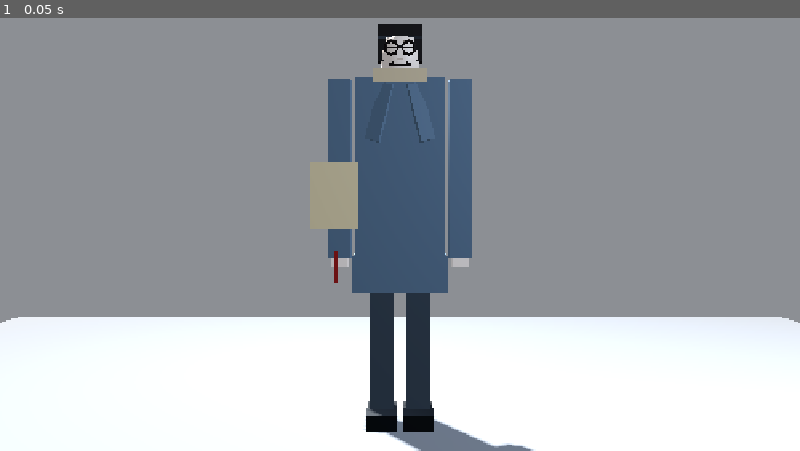
Above: before the commit, frame 1.
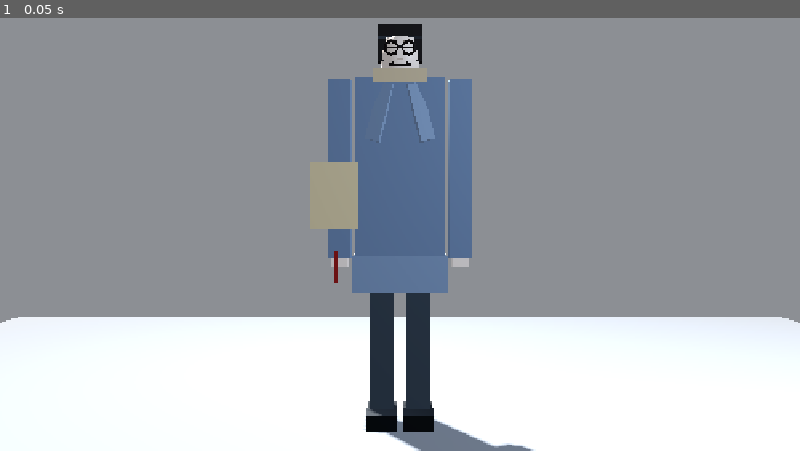
Above: after the commit, the same moment.

Repository: fangfangzhouhang/gta-style-unity-prototype
Game: Godot game, scene res://scenes/actors/teacher_visual.tscn
Same seed, same stepped clock (60 frames per second), same inputs: the game is played once before the commit and once after it. This scene is started directly instead of the project's main scene. Sound files missing from this copy of the repository are replaced by a short silence.
Inputs:
- Up to frame 1 (0.05 s): no input

The runs differ from the first frame. In frame 1, 7.4% of the frame differs, in the area x 41-59%, y 13-64%.

Commit message:
art: S02 coat–wall contrast (ART-COAT-CONTRAST-S02)
Lift coat albedo toward readable blue-gray and add CoatFlare/lapel
flare material so west-corridor S02 coat block separates from cold
dark walls. Lights / teacher.gd / NavMesh / AudioBus untouched.

Diff:
--- a/EscapeExamGodot/assets/materials/teacher/mat_coat.tres
+++ b/EscapeExamGodot/assets/materials/teacher/mat_coat.tres
@@ -2,6 +2,6 @@
 
 [resource]
 resource_name = "TeacherCoat"
-albedo_color = Color(0.32, 0.40, 0.48, 1)
+albedo_color = Color(0.40, 0.48, 0.60, 1)
 roughness = 0.78
 metallic = 0.04
--- /dev/null
+++ b/EscapeExamGodot/assets/materials/teacher/mat_coat_flare.tres
@@ -0,0 +1,7 @@
+[gd_resource type="StandardMaterial3D" format=3]
+
+[resource]
+resource_name = "TeacherCoatFlare"
+albedo_color = Color(0.46, 0.54, 0.66, 1)
+roughness = 0.74
+metallic = 0.05
--- a/EscapeExamGodot/scenes/actors/teacher.tscn
+++ b/EscapeExamGodot/scenes/actors/teacher.tscn
@@ -1,7 +1,8 @@
-[gd_scene load_steps=41 format=3]
+[gd_scene load_steps=42 format=3]
 
 [ext_resource type="Script" path="res://scripts/actors/teacher.gd" id="e1"]
 [ext_resource type="Material" path="res://assets/materials/teacher/mat_coat.tres" id="m_coat"]
+[ext_resource type="Material" path="res://assets/materials/teacher/mat_coat_flare.tres" id="m_coat_flare"]
 [ext_resource type="Material" path="res://assets/materials/teacher/mat_trousers.tres" id="m_trousers"]
 [ext_resource type="Material" path="res://assets/materials/teacher/mat_skin.tres" id="m_skin"]
 [ext_resource type="Material" path="res://assets/materials/teacher/mat_hair.tres" id="m_hair"]
@@ -21,15 +22,15 @@
 
 [sub_resource type="BoxMesh" id="mesh_coat_flare"]
 size = Vector3(0.52, 0.20, 0.26)
-material = ExtResource("m_coat")
+material = ExtResource("m_coat_flare")
 
 [sub_resource type="BoxMesh" id="mesh_lapel_l"]
 size = Vector3(0.08, 0.32, 0.03)
-material = ExtResource("m_coat")
+material = ExtResource("m_coat_flare")
 
 [sub_resource type="BoxMesh" id="mesh_lapel_r"]
 size = Vector3(0.08, 0.32, 0.03)
-material = ExtResource("m_coat")
+material = ExtResource("m_coat_flare")
 
 [sub_resource type="BoxMesh" id="mesh_collar"]
 size = Vector3(0.30, 0.08, 0.20)
--- a/EscapeExamGodot/scenes/actors/teacher_visual_body.tscn
+++ b/EscapeExamGodot/scenes/actors/teacher_visual_body.tscn
@@ -1,6 +1,7 @@
-[gd_scene load_steps=30 format=3]
+[gd_scene load_steps=31 format=3]
 
 [ext_resource type="Material" path="res://assets/materials/teacher/mat_coat.tres" id="m_coat"]
+[ext_resource type="Material" path="res://assets/materials/teacher/mat_coat_flare.tres" id="m_coat_flare"]
 [ext_resource type="Material" path="res://assets/materials/teacher/mat_trousers.tres" id="m_trousers"]
 [ext_resource type="Material" path="res://assets/materials/teacher/mat_skin.tres" id="m_skin"]
 [ext_resource type="Material" path="res://assets/materials/teacher/mat_hair.tres" id="m_hair"]
@@ -16,11 +17,11 @@
 
 [sub_resource type="BoxMesh" id="mesh_coat_flare"]
 size = Vector3(0.52, 0.20, 0.26)
-material = ExtResource("m_coat")
+material = ExtResource("m_coat_flare")
 
 [sub_resource type="BoxMesh" id="mesh_lapel"]
 size = Vector3(0.08, 0.32, 0.03)
-material = ExtResource("m_coat")
+material = ExtResource("m_coat_flare")
 
 [sub_resource type="BoxMesh" id="mesh_collar"]
 size = Vector3(0.30, 0.08, 0.20)
--- /dev/null
+++ b/EscapeExamGodot/tools/capture_art_coat_contrast_s02.gd
@@ -0,0 +1,66 @@
+extends SceneTree
+## ART-COAT-CONTRAST-S02 — locked S02 (+ optional S03) after coat albedo pass.
+
+const OUT := "res://evidence/screenshots/art-review/"
+const RES := Vector2i(1280, 800)
+
+func _initialize() -> void:
+	call_deferred("go")
+
+func go() -> void:
+	root.size = RES
+	DisplayServer.window_set_size(RES)
+	var game = root.get_node("Game")
+	var level = load("res://scenes/chapters/chapter_01.tscn").instantiate()
+	root.add_child(level)
+	game.start_new()
+	await create_timer(1.0).timeout
+	game.teacher.frozen = true
+	game.player.input_locked = true
+	game.ui.toast_time = 0.0
+	if game.teacher.has_node("AlertIcon"):
+		game.teacher.get_node("AlertIcon").visible = false
+	if game.teacher.has_node("SuspicionBar"):
+		game.teacher.get_node("SuspicionBar").visible = false
+
+	# S02 · door → west corridor (SHOT_BLOCKS locked pose)
+	_place_teacher(game, Vector3(-1.75, 0.02, -1.0), 0.0)
+	game.teacher.suspicion = 0.55
+	if game.teacher.has_method("change_state"):
+		game.teacher.change_state("suspicious")
+	game.player.teleport_to(Vector3(-1.75, 0.04, 1.5), PI)
+	game.player.get_node("Head").position.y = 1.62
+	game.player.camera.fov = 72.0
+	game.player.look_at_point(Vector3(-1.75, 1.55, -1.0))
+	await _snap("art-s02-coat-contrast-after.png", "S02")
+
+	# S03 · crouch near cabinet (optional pair)
+	game.player.teleport_to(Vector3(-3.0, 0.04, 0.2), PI * 0.65)
+	game.player.set_crouch(true)
+	game.player.get_node("Head").position.y = 0.94
+	game.player.camera.fov = 70.0
+	game.player.look_at_point(Vector3(-1.75, 1.35, -1.0))
+	await _snap("art-s03-coat-contrast-after.png", "S03")
+
+	print("ART_COAT_CONTRAST_S02_OK method=", RenderingServer.get_current_rendering_method())
+	quit(0)
+
+func _place_teacher(game, pos: Vector3, yaw: float) -> void:
+	game.teacher.global_position = pos
+	game.teacher.rotation = Vector3(0, yaw, 0)
+	game.teacher.velocity = Vector3.ZERO
+
+func _snap(filename: String, tag: String) -> void:
+	await create_timer(0.75).timeout
+	await RenderingServer.frame_post_draw
+	RenderingServer.force_draw()
+	await RenderingServer.frame_post_draw
+	var img: Image = root.get_texture().get_image()
+	var path := OUT + filename
+	img.save_png(path)
+	var p = root.get_node("Game").player
+	print("saved ", tag, " ", path, " ", img.get_width(), "x", img.get_height(),
+		" probe=", img.get_pixel(640, 400),
+		" fov=", p.camera.fov,
+		" eye=", p.camera.global_position,
+		" teacher=", root.get_node("Game").teacher.global_position)
Binary file added: EscapeExamGodot/evidence/screenshots/art-review/art-s02-coat-contrast-after.png
Binary file added: EscapeExamGodot/evidence/screenshots/art-review/art-s02-coat-contrast-before.png
Binary file added: EscapeExamGodot/evidence/screenshots/art-review/art-s03-coat-contrast-after.png
Binary file added: EscapeExamGodot/evidence/screenshots/art-review/art-s03-coat-contrast-before.png
Not shown, added: EscapeExamGodot/docs/ART_COAT_CONTRAST_S02.md
Not shown, changed: EscapeExamGodot/docs/SHOT_BLOCKS_CHAPTER01.md
